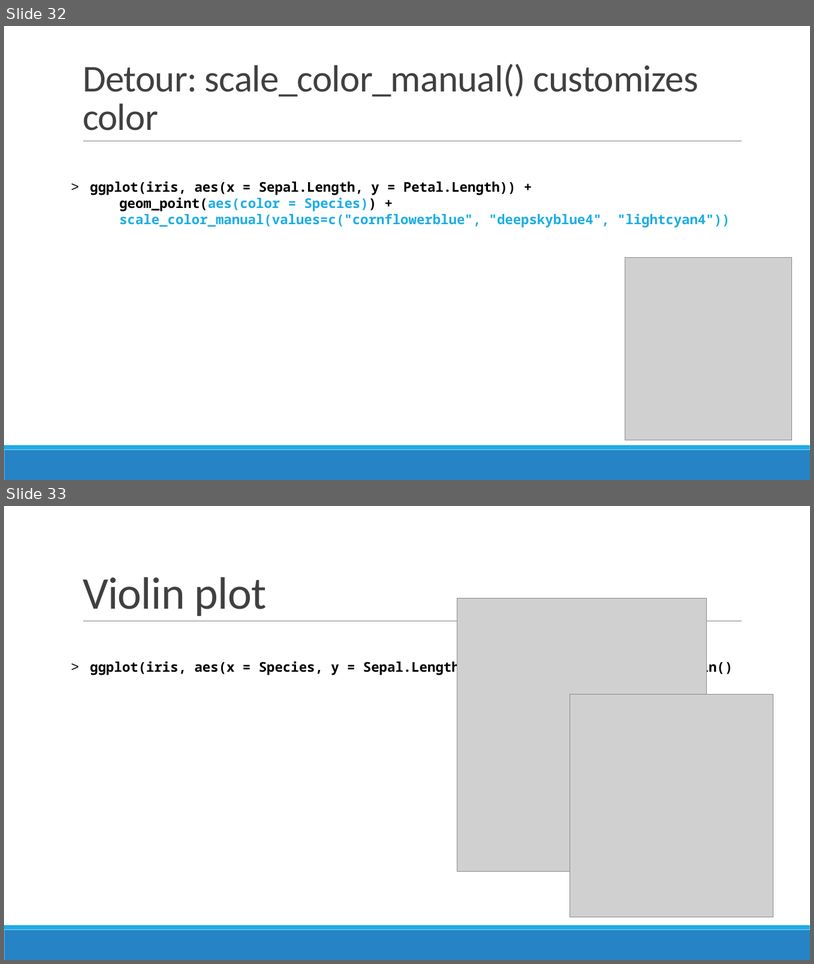
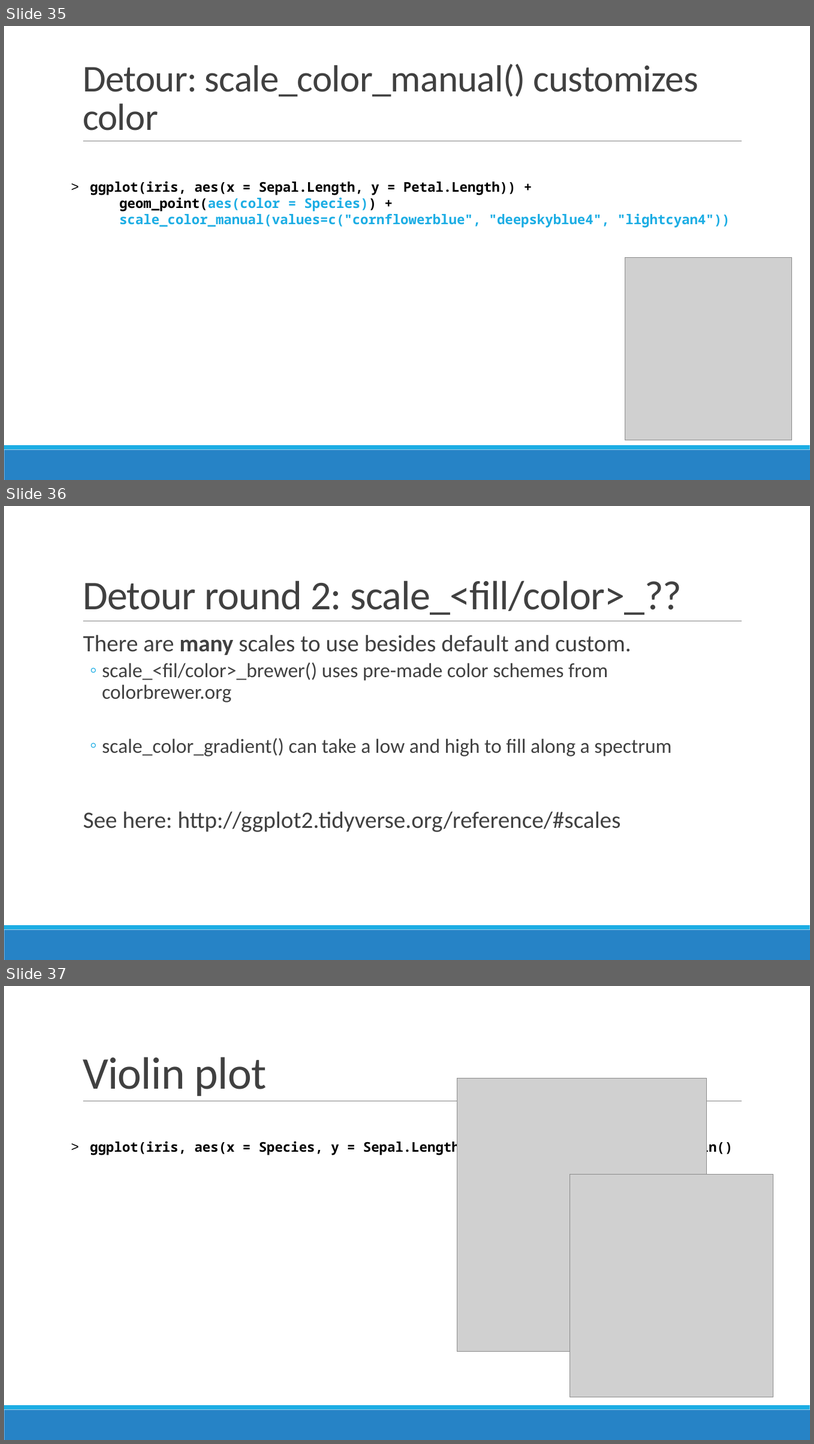
Before and after one commit to sjspielman/bio5312_fall2017, a slide deck: slides/day2_intro_to_tidyverse.pptx. Shown one above the other, each under a label of ours: slides 32 and 33 before the commit, slides 35, 36 and 37 after it. The pictures are 814x964 and 814x1444 pixels, drawn with LibreOffice and Linux fonts; fonts in the diff are those of the drawing; grey boxes stand for pictures. Boxes give left, top, right and bottom in pixels: in the first picture for what was removed or moved away, otherwise in the second. Text is boxed around its words. In the diff, an @@ line names an element or a change of style, - is before the commit and + after.

```diff
--- a/slides/day2_intro_to_tidyverse.pptx
+++ b/slides/day2_intro_to_tidyverse.pptx
@@ slide 36 added at bbox=[4, 506, 810, 960], background #FFFFFF; not listed: 3 template elements that a slide beside it also shows @@
@@ title added at bbox=[83, 580, 682, 615], 48.6 pt, text #404040 @@
+Detour round 2: scale_<fill/color>_??
@@ text added at bbox=[83, 634, 672, 832], 24 pt, text #404040 @@
+  There are many scales to use besides default and custom.
+  ◦ scale_<fil/color>_brewer() uses pre-made color schemes from colorbrewer.org
+  ◦ scale_color_gradient() can take a low and high to fill along a spectrum
+  See here: http://ggplot2.tidyverse.org/reference/#scales
@@ what was slide 32 is now slide 35 @@
@@ what was slide 33 is now slide 37 @@
```
Also in this commit, not shown: 4 slides changed, 8 other slides added, 9 other files.
